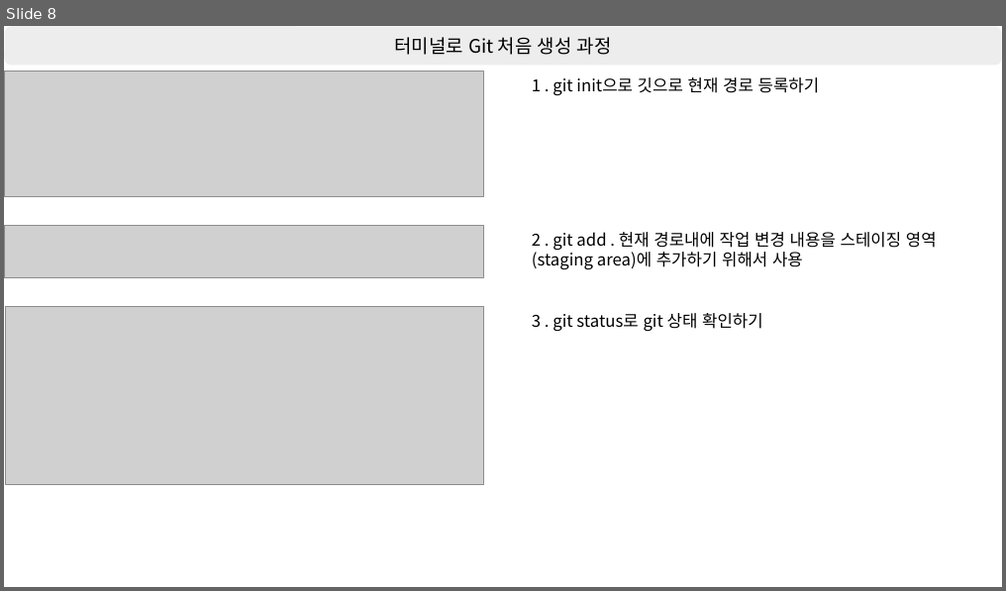
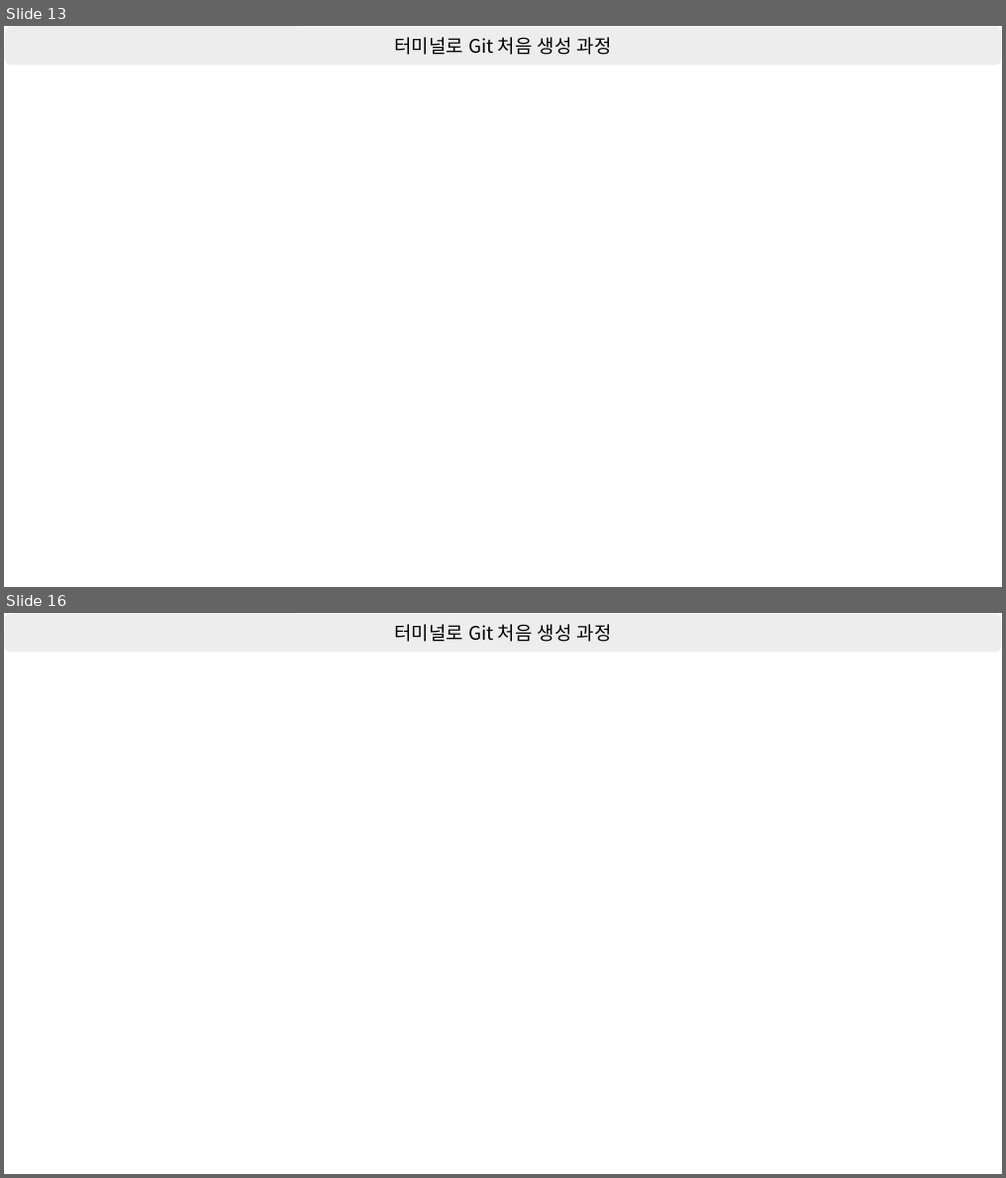
Before and after one commit to shchoichoko/web, a slide deck: Day2/강의 정리.pptx. Shown one above the other, each under a label of ours: slide 8 before the commit, slides 13 and 16 after it; the slides between them are not shown. The pictures are 1006x591 and 1006x1178 pixels, drawn with LibreOffice and Linux fonts; fonts in the diff are those of the drawing; grey boxes stand for pictures. Boxes give left, top, right and bottom in pixels: in the first picture for what was removed or moved away, otherwise in the second. Text is boxed around its words. In the diff, an @@ line names an element or a change of style, - is before the commit and + after.

Commit message:
CSS 및 GITHUB PAGE 내용 정리

```diff
--- a/Day2/강의 정리.pptx
+++ b/Day2/강의 정리.pptx
@@ slide 16 added at bbox=[4, 613, 1002, 1174], background #FFFFFF @@
@@ rounded rectangle added at bbox=[4, 613, 1002, 653], fill #EDEDED, outline #FFFFFF 1 pt, 18 pt, text #000000 @@
+터미널로 Git 처음 생성 과정
@@ what was slide 8 is now slide 13 @@
@@ slide 13 changed as well @@
@@ picture removed at bbox=[4, 72, 484, 197] @@
@@ text removed at bbox=[532, 77, 820, 96] @@
-1 . git init으로 깃으로 현재 경로 등록하기
@@ picture removed at bbox=[4, 226, 484, 278] @@
@@ text removed at bbox=[532, 232, 937, 271] @@
-2 . git add . 현재 경로내에 작업 변경 내용을 스테이징 영역(staging area)에 추가하기 위해서 사용
@@ picture removed at bbox=[6, 307, 483, 485] @@
@@ text removed at bbox=[532, 313, 763, 332] @@
-3 . git status로 git 상태 확인하기
```
Also in this commit, not shown: 1 other slide changed, 12 other slides added, 7 slides removed.
